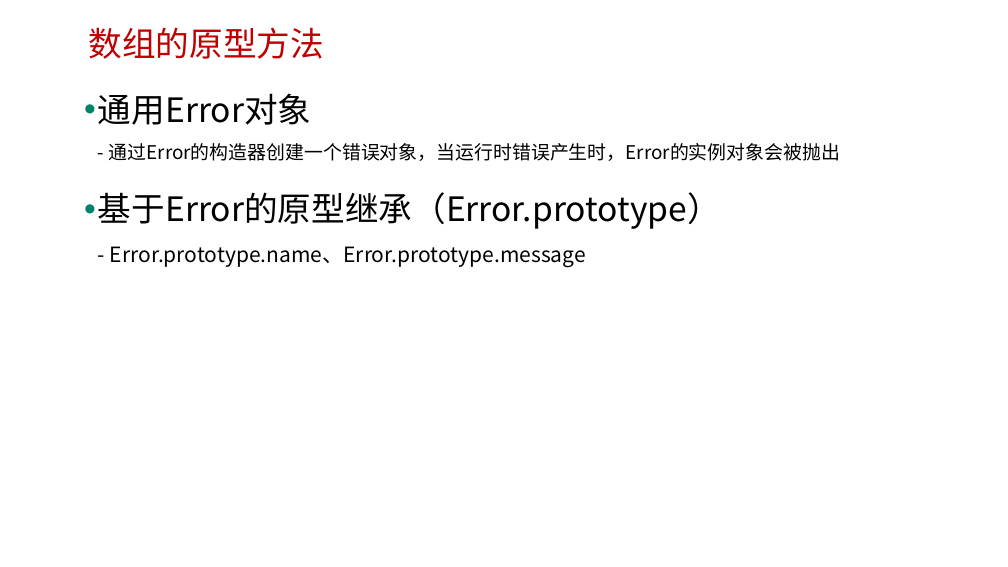
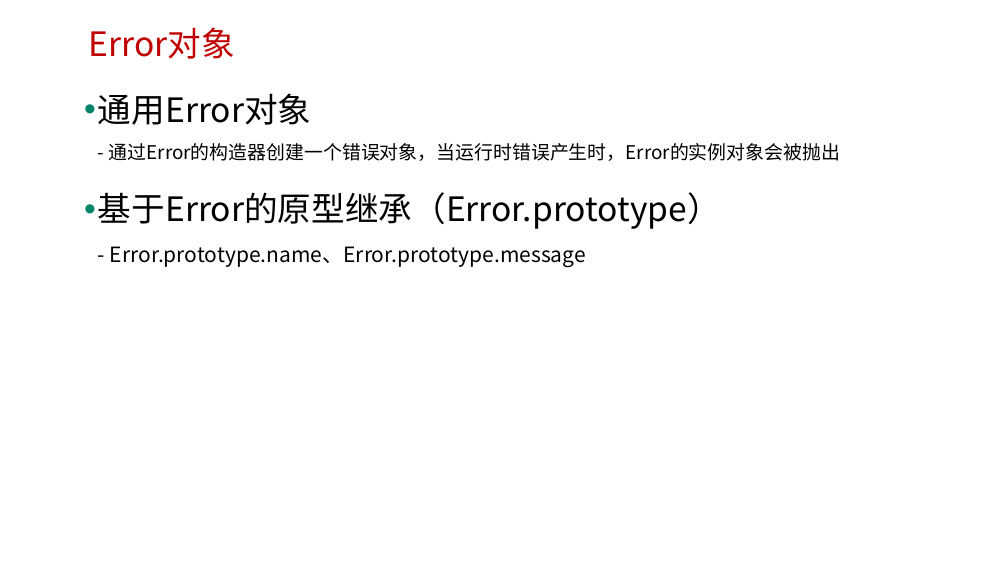
Before and after one commit to edu2act/course-javascript-advanced, a slide deck: slide 24 of 课程PPT/10.JavaScript标准内置对象-构造器（RegExp、Error）.pptx (slide 23 before the commit). Drawn at 1008x567 pixels with LibreOffice and Linux fonts; fonts in the diff are those of the drawing; background and template pictures are left out. Boxes give left, top, right and bottom in pixels: in the first picture for what was removed or moved away, otherwise in the second. Text is boxed around its words. In the diff, an @@ line names an element or a change of style, - is before the commit and + after.

```diff
--- a/课程PPT/10.JavaScript标准内置对象-构造器（RegExp、Error）.pptx
+++ b/课程PPT/10.JavaScript标准内置对象-构造器（RegExp、Error）.pptx
@@ text at [89,27,235,59]: text changed @@
-数组的原型方法
+Error对象
```
Also in this commit, not shown: 5 other slides changed, 2 slides added, 1 slide removed, 14 other files.
